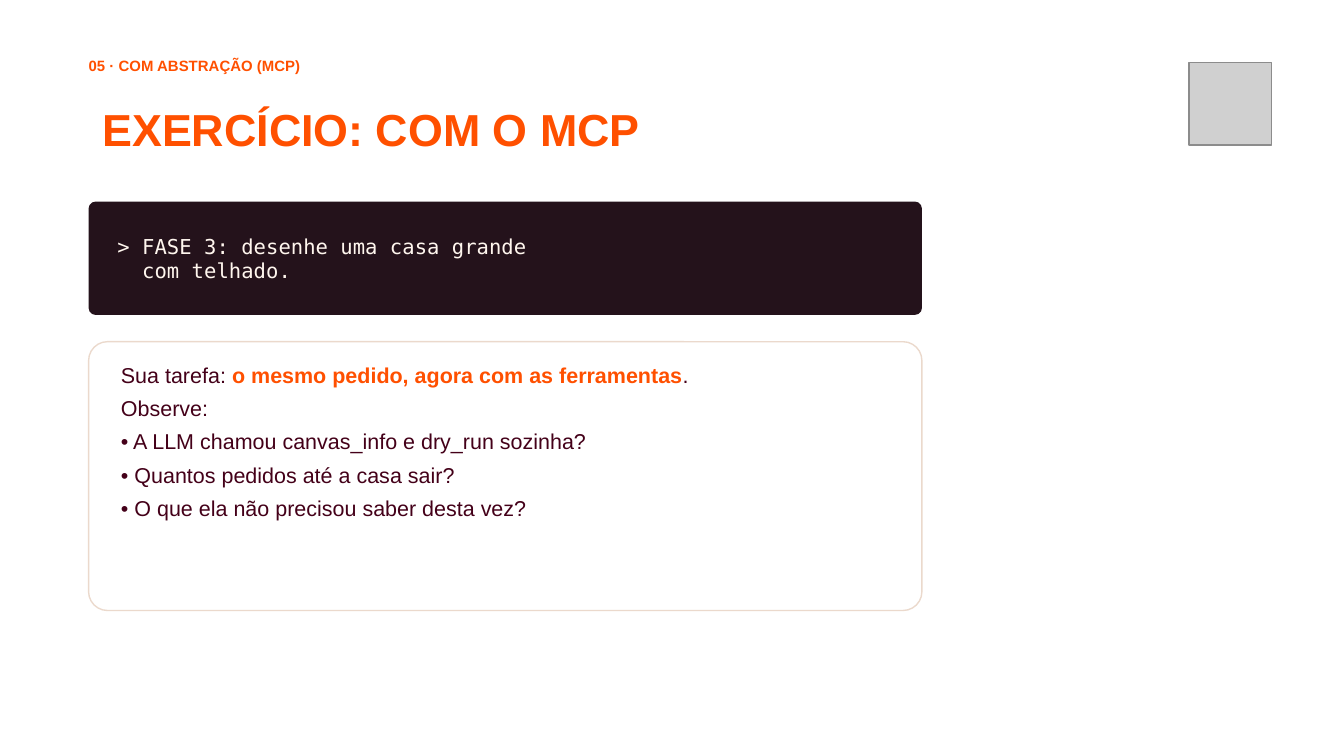
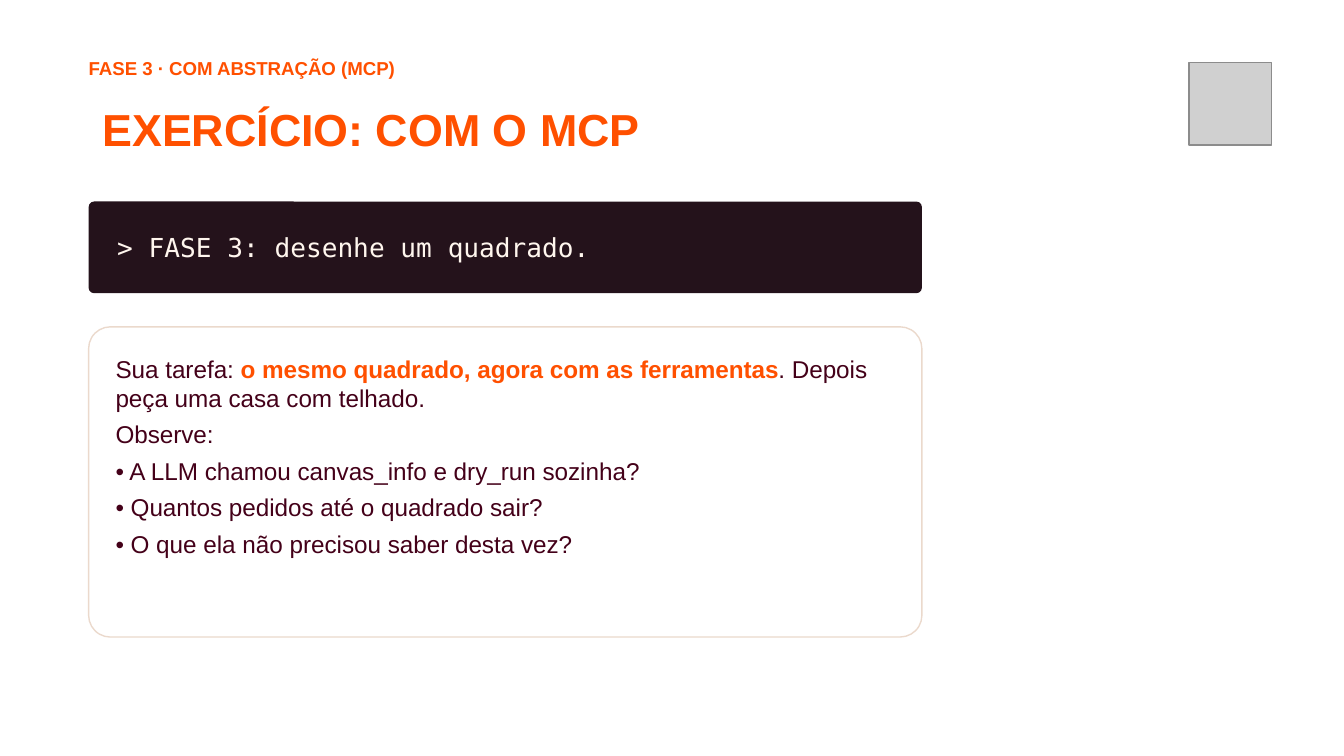
Before and after one commit to jhlr/plotter, a slide deck: slide 30 of workshop/dinamica-ia-hardware.pptx (slide 27 before the commit). Drawn at 1344x756 pixels with LibreOffice and Linux fonts; fonts in the diff are those of the drawing; grey boxes stand for pictures; background and template pictures are left out. Boxes give left, top, right and bottom in pixels: in the first picture for what was removed or moved away, otherwise in the second. Text is boxed around its words. In the diff, an @@ line names an element or a change of style, - is before the commit and + after.

```diff
--- a/workshop/dinamica-ia-hardware.pptx
+++ b/workshop/dinamica-ia-hardware.pptx
@@ text at <box>89,60,395,79</box>: text changed; size 8 to 10 pt @@
-05 · COM ABSTRAÇÃO (MCP)
+FASE 3 · COM ABSTRAÇÃO (MCP)
@@ rounded rectangle "> FASE 3: desenhe um ...": place and size @@
-rounded rectangle "> FASE 3: desenhe um ..." at <box>89,202,922,314</box>
+rounded rectangle "> FASE 3: desenhe um ..." at <box>89,202,922,293</box>
@@ text in rounded rectangle at <box>149,237,590,263</box>: text changed; size 11 to 14 pt @@
-> FASE 3: desenhe uma casa grande
-com telhado.
+> FASE 3: desenhe um quadrado.
@@ rounded rectangle: place and size @@
-rounded rectangle at <box>89,341,922,610</box>
+rounded rectangle at <box>89,327,922,637</box>
@@ text "Sua tarefa: o mesmo quadrado, ...": place and size @@
-text "Sua tarefa: o mesmo quadrado, ..." at <box>121,367,688,521</box>
+text "Sua tarefa: o mesmo quadrado, ..." at <box>116,360,867,558</box>
@@ text at <box>116,360,867,412</box>: text changed; size 11.5 to 13 pt; text colour #FF5000 to #440019; bold off @@
-Sua tarefa: o mesmo pedido, agora com as ferramentas.
+Sua tarefa: o mesmo quadrado, agora com as ferramentas. Depois peça uma casa com telhado.
@@ text at <box>116,425,640,558</box>: size 11.5 to 13 pt in "Observe:", "• A LLM chamou canvas_info e dry_run ...", "• O que ela não precisou saber ..." @@
@@ text at <box>131,498,542,521</box>: text changed; size 11.5 to 13 pt @@
-• Quantos pedidos até a casa sair?
+• Quantos pedidos até o quadrado sair?
```
Also in this commit, not shown: 21 other slides changed, 10 slides added, 6 slides removed, 36 other files.
